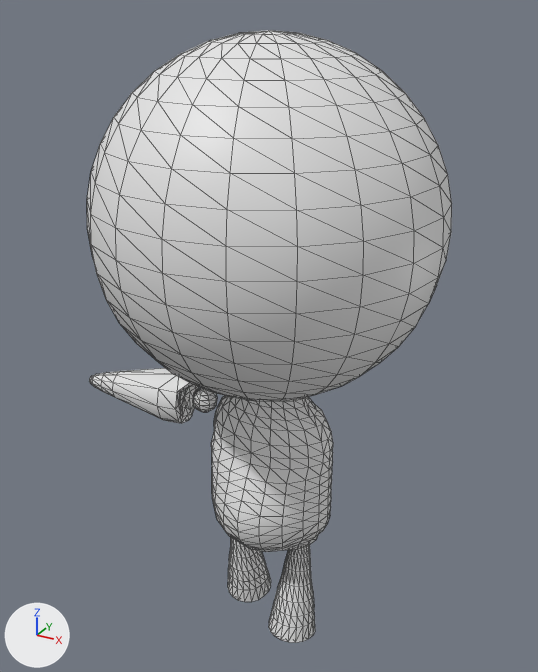
Two versions of the OBJ model res/models/planetHead/exp_3.obj, one commit apart.
One viewpoint serves both versions: a camera (50 mm lens) standing at (3.39, -6.19, 7.87) and looking at (-0.14, 0.23, 4.66). Arrows for +X, +Y and +Z are at lower left; the lights stay in place. Mesh edges are drawn as thin lines. Where no turn or scale is listed for an object, it has been applied to the vertices.

Objects in the first picture: 'exp_3'.
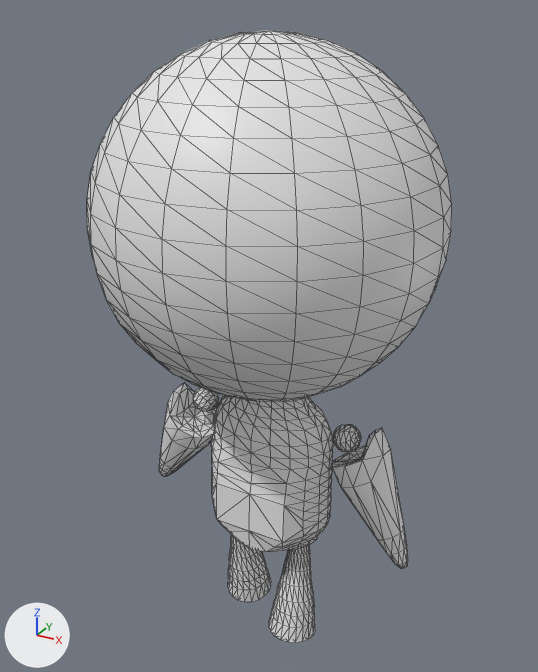
What differs and where, as boxes (x1, y1, x2, y2) in the pictures (538 x 672 px; the box of a moved part takes in the faces that stretch with it):
part 1 of me_exp_3, moved or reshaped: before (193, 388, 217, 412); after (193, 387, 219, 412)
part 2 of me_exp_3, moved or reshaped: before (89, 368, 199, 423); after (159, 383, 216, 477)
part 3 of me_exp_3, added: after (333, 425, 361, 451)
part 4 of me_exp_3, added: after (331, 428, 408, 569)
part 5 of me_exp_3, cut back: (212, 457, 304, 552) in both

Edits to the bpy script that builds the scene:
```text
Change me_exp_3:
    used by ob_exp_3; location = (0.0, 0.0, 0.0)
    remove me_exp_3.from_pydata(...)  # 1316 vertices, 2608 faces; spans x -2.41..1.72, y -1.74..1.7, z 1.08..7.7
    add me_exp_3.from_pydata(...)  # 1438 vertices, 2844 faces; spans x -1.72..1.72, y -1.74..1.7, z 1.08..7.7
    me_exp_3 part 1: the loose piece of 58 vertices spanning x -1.05..-0.76, y -0.05..0.24, z 3.6..3.9 is multiplied about its middle by the matrix ((0.481, 0.137, -0.866), (-0.274, 0.962, 0.0), (0.833, 0.237, 0.5)), then moved by (0.01, 0.0, 0.01)
    me_exp_3 part 2: the loose piece of 90 vertices spanning x -2.41..-0.92, y -0.29..0.37, z 3.43..4.08 is multiplied about its middle by the matrix ((0.481, 0.137, -0.866), (-0.274, 0.962, 0.0), (0.833, 0.237, 0.5)), then moved by (0.39, 0.11, -0.65)
    me_exp_3 part 3: the loose piece of 58 vertices spanning x -1.05..-0.76, y -0.05..0.24, z 3.6..3.9 is copied, and the copy is multiplied about its middle by the matrix ((-0.481, -0.137, 0.866), (0.274, -0.962, 0.0), (0.833, 0.237, 0.5)), then moved by (1.77, -0.01, 0.01); it spans x 0.72..1.02, y -0.06..0.24, z 3.61..3.91
    me_exp_3 part 4: the loose piece of 90 vertices spanning x -2.41..-0.92, y -0.29..0.37, z 3.43..4.08 is copied, and the copy is multiplied about its middle by the matrix ((-0.481, -0.137, 0.866), (0.274, -0.962, 0.0), (0.833, 0.237, 0.5)), then moved by (2.92, -0.02, -0.65); it spans x 0.71..1.66, y -0.19..0.47, z 2.42..3.9
    me_exp_3 part 5
    33 vertices are removed from x -0.43..0.41, y -0.7..-0.46, z 2.44..3.33
    88 faces are deleted
    7 vertices are added at x -0.29..0.29, y -0.46..-0.39, z 2.47..3.33
    36 new faces join them
```
